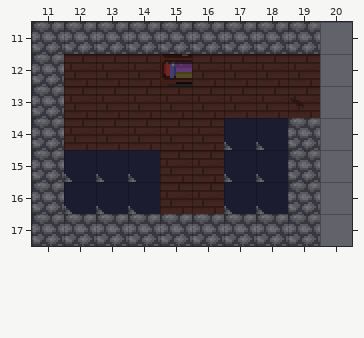
Two versions of a level (Tiled map, game/assets/tiles/bedroom.tmx). The first picture shows the starting point.
Cells are 16x16 px. Shown: x 11..20, y 11..17.
After:
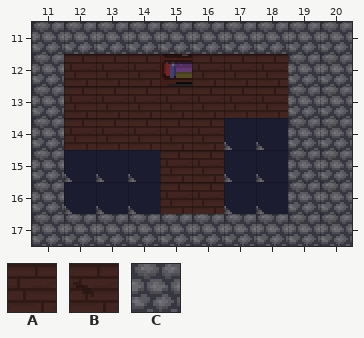
Key: from "tileset": A 0, B 1, C 10.
_ is an empty cell.
From old to new:
{"where": "layer \"Tile Layer 1\""}
{"y":11,"x":20,"old":"_","new":"C"}
{"y":12,"x":19,"old":"A_","new":"CC"}
{"y":13,"x":19,"old":"B_","new":"CC"}
{"y":14,"x":20,"old":"_","new":"C"}
{"y":15,"x":20,"old":"_","new":"C"}
{"y":16,"x":20,"old":"_","new":"C"}
{"y":17,"x":20,"old":"_","new":"C"}
{"label":"changed","picture_box":[288,22,352,246]}
